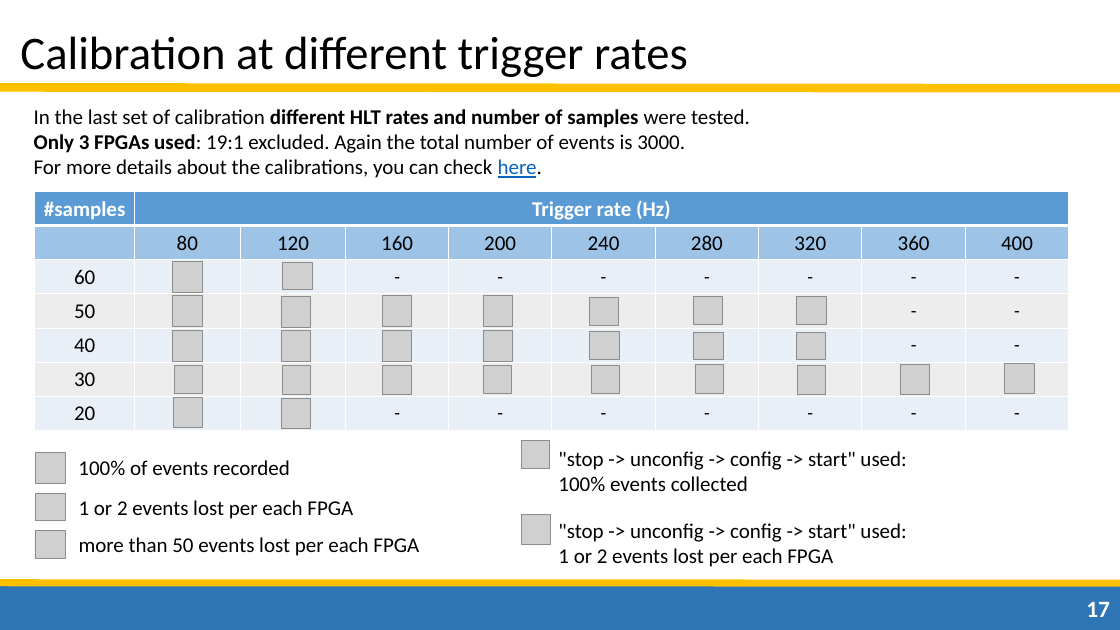
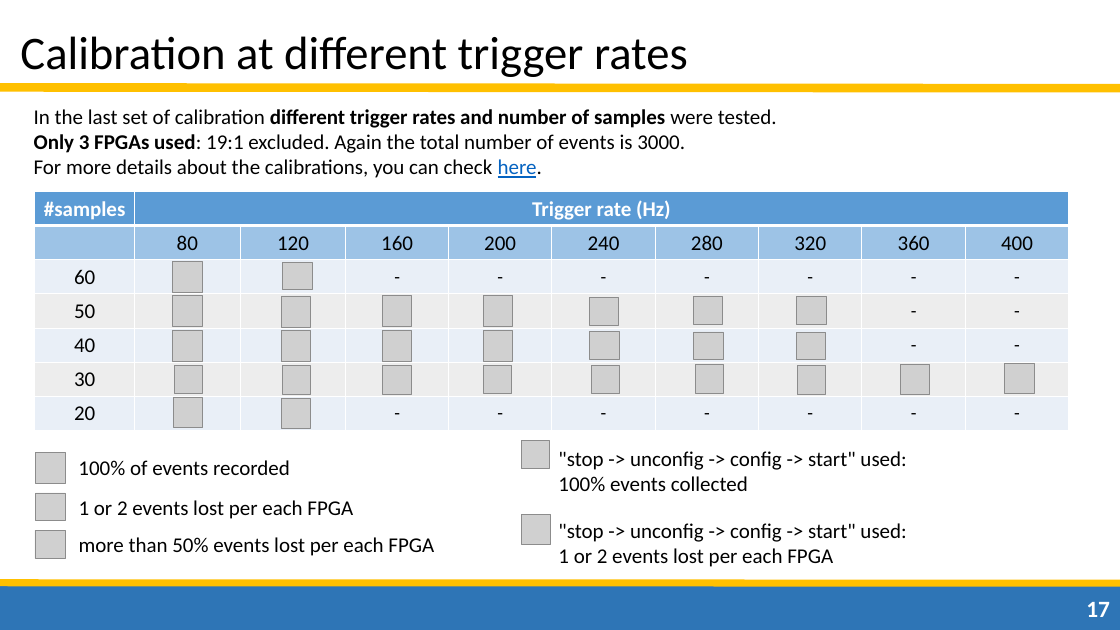
Before and after one commit to camplani/PhD-Files, a slide deck: slide 17 of Demonstrator/Presentations/16_09_26_LAr_week_Dresden.pptx. Drawn at 1120x630 pixels with LibreOffice and Linux fonts; fonts in the diff are those of the drawing; grey boxes stand for pictures. Boxes give left, top, right and bottom in pixels: in the first picture for what was removed or moved away, otherwise in the second. Text is boxed around its words. In the diff, an @@ line names an element or a change of style, - is before the commit and + after.

```diff
--- a/Demonstrator/Presentations/16_09_26_LAr_week_Dresden.pptx
+++ b/Demonstrator/Presentations/16_09_26_LAr_week_Dresden.pptx
@@ text at <box>34,109,777,128</box>: text changed; bold on @@
-In the last set of calibration different HLT rates and number of samples were tested.
+In the last set of calibration different trigger rates and number of samples were tested.
@@ text at <box>79,537,434,556</box>: text changed @@
-more than 50 events lost per each FPGA
+more than 50% events lost per each FPGA
```
Also in this commit, not shown: 4 other slides changed, 6 other files.
